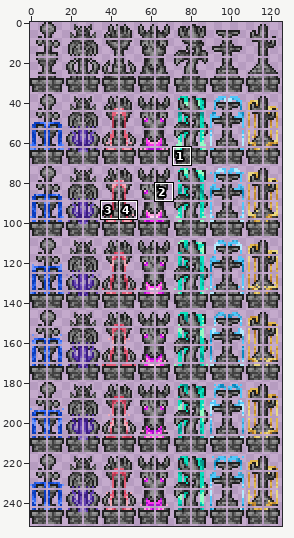
Sprite sheet: Content/Fountains/ObsidianFountains.png. Above: a wide view before the commit, with the close-up outlined.
Close-up. Before the edit:
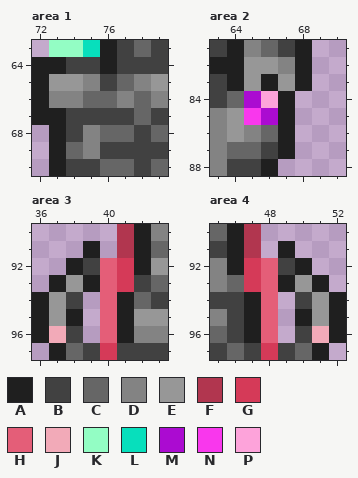
The file is 252x504 pixels, drawn in blocks of 2x2; one block is one cell here. Colours within 5 levels of each other are drawn and written as one. Shown: area 1: x 72..79, y 63..70; area 2: x 63..70, y 81..88; area 3: x 36..43, y 90..97; area 4: x 45..52, y 90..97. The commit also changed other parts of the picture, which this record leaves out.
Palette (. is transparent): A #1f1f1f  B #414141  C #666666  D #838383  E #979797  F #b1364f  G #d53a58  H #e45e78  J #f2aab8  K #93fdc4  L #07dfbc  M #ab0bd1  N #f937ed  P #fda3da
Pixels before, area 1, first column x 72:
63 .KKLABCB
64 AABBABBB
65 AEEDBCDE
66 ADDCCDCD
67 AABBBBCB
68 .ABDCCBC
69 .ACDBBBB
70 .ABBCCBC
Pixels before, area 2, first column x 63:
81 BADCBA
82 AAEEDA
83 BAEAEA
84 BCMPA.
85 DENMA.
86 DEDCA.
87 DCCBA.
88 DBBA..
Pixels before, area 3, first column x 36:
90 .....FAD
91 ...A.FAC
92 ..ABHGAE
93 .AEAHGBC
94 AEB.HACB
95 AEA.HAEE
96 AJB.HADD
97 .ACBGBBB
Pixels before, area 4, first column x 45:
90 CAF.....
91 BAF.A...
92 DAGHBA..
93 DCGHAEA.
94 BBAH.BEA
95 DBAH.AEA
96 CBAH.BJA
97 BCBGBCA.
After the commit:
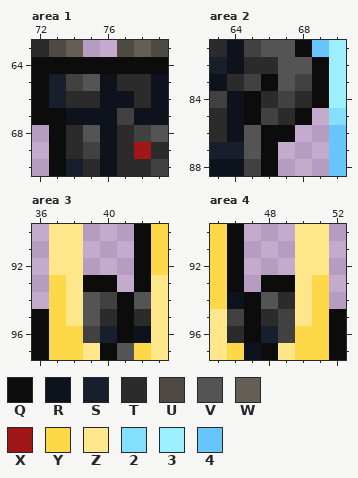
Colours new in this view: Q #0c0c0c  R #0d121c  S #181f2c  T #2b2b2b  U #4e4943  V #545454  W #655e54  X #a11616  Y #fdd94a  Z #fee78b  2 #84dffd  3 #9df0ff  4 #67c5fc
Changes in this commit:
Changed rows in their new state; - is an unchanged pixel.
Area 1:
first column x 72:
63 TUW..UWU
64 QQQQQQQQ
65 QSBVRTTR
66 QSTTRRTR
67 QQRRR-RR
68 -QTVRT-V
69 -QTBRTXT
70 -QSTRTTB
Area 2:
first column x 63:
81 TRBVVQ43
82 SRTTVVQ3
83 RTBQVBQ3
84 -RQTBTQ3
85 TRQBTQ-2
86 TRVQQ--4
87 SSVQ.--4
88 RR-Q---4
Area 3:
first column x 36:
90 -ZZ--.QY
91 -ZZ.-.QY
92 -ZZ...QY
93 -YZQQ.QZ
94 .YZVBQVZ
95 QYZVTQTZ
96 QYYBSQRZ
97 QYYZQVYZ
Area 4:
first column x 45:
90 YQ.--ZZ-
91 YQ.-.ZZ-
92 YQ...ZZ-
93 YQ.QQZY-
94 YRQVTZY.
95 Z-QTBZYQ
96 ZTQSBYYQ
97 ZYRQZYYQ
Where, in picture pixels (left, top, right, bottom), the same in both close-ups:
changed: (32, 40, 168, 176)
changed: (210, 40, 346, 176)
changed: (32, 224, 168, 360)
changed: (210, 224, 346, 360)
